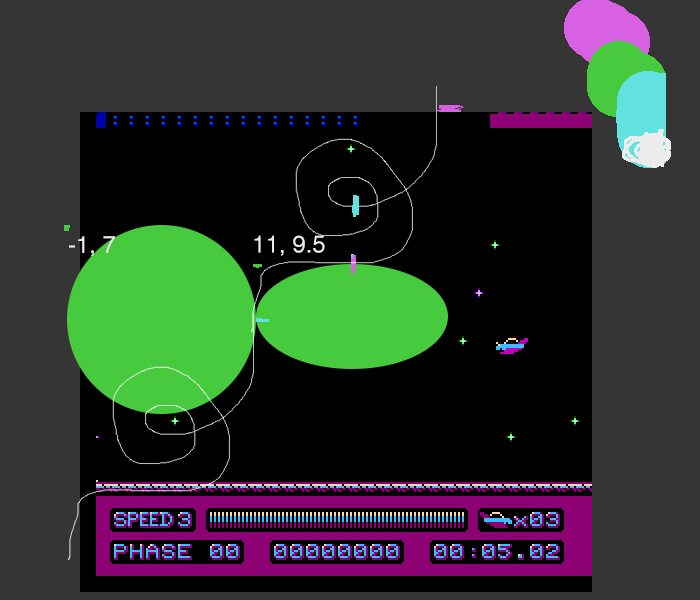
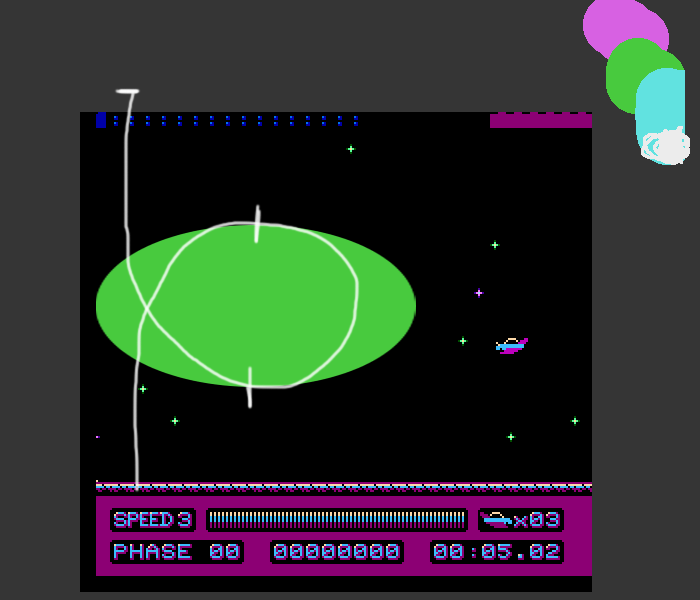
Revision of a layered 700px x 600px image; what changed, layer by layer:
added layer "palette" above "path1" over [583,0,690,165]
added group "path1" with 4 layers above "path0" over [96,88,416,493]
added layer "path concept" in group "path1" over [114,88,360,493]
added layer "Layer 9" in group "path1" over [96,225,416,387]
moved "basic path concept" into group "path0", painted on it over [68,0,671,560]
moved "state 7 / loop point" into group "path0" over [64,225,256,414]
hid group "state 6" (2 layers), moved it into group "path0" over [248,235,448,369]
